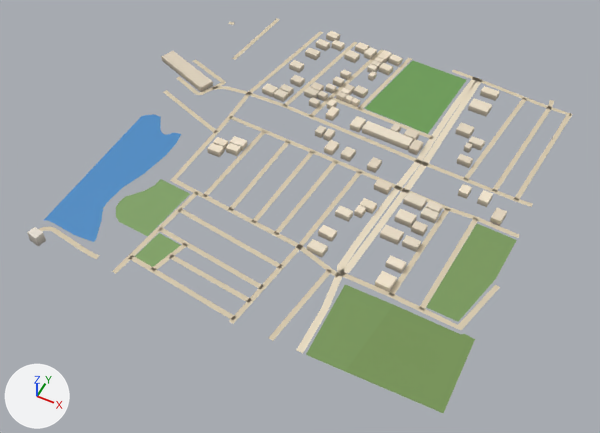
The glTF model public/assets/bengaluru-region-v1/tiles/t-3_-27-l1.glb: old version first, new version second.
Before and after are seen from a 50 mm camera at (-948.0, -13912.0, 723.0) aimed at (-1253.0, -13302.0, -40.0). Arrows for +X, +Y and +Z are at lower left; the lights stay in place. The first picture is the older version. Vertices at exactly the same position are counted once.

Names of what the first picture shows: 'building', 'ground', 'water'.
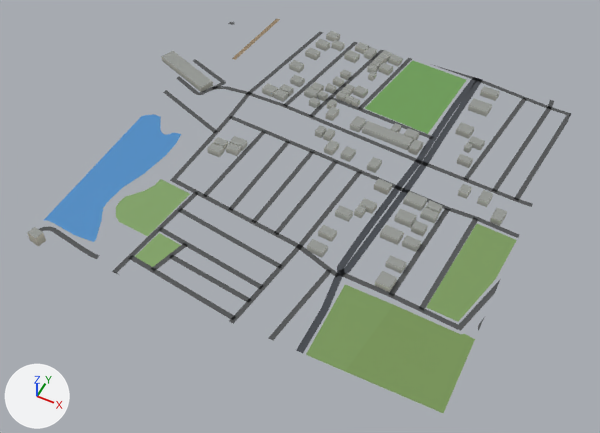
Location of each change, [x1, y1, x2, y2] in pixels of the pictures (600 x 433 px; the box of a moved part takes in the faces that stretch with it):
'ground', reshaped: before [39, 18, 573, 413]; after [39, 19, 571, 413]
part 1 of me_building, recoloured: [27, 31, 507, 292] in both
part 2 of me_ground, moved or reshaped: before [163, 18, 573, 373]; after [163, 19, 571, 373]
part 3 of me_ground, moved or reshaped: before [112, 256, 132, 274]; after [112, 256, 132, 275]
part 4 of me_ground, recoloured: [39, 19, 562, 332] in both

What changed in the scene script:
```text
Change me_building:
    used by ob_building; location = (-1500.0, -13500.0, 0.0)
    remove me_building.from_pydata(...)  # 612 vertices, 765 faces; spans x -40.0..477.0, y -7.0..501.0, z 0.0..14.0
    add me_building.from_pydata(...)  # 612 vertices, 918 faces; spans x -40.0..477.0, y -7.0..501.0, z 0.0..14.0
    me_building part 1: 765 kept faces spanning x -40.0..477.0, y -7.0..501.0, z 0.0..14.0 get new vertex colours
    edits to the shape of me_building do not show in these pictures
Change me_ground:
    used by ob_ground; location = (-1500.0, -13500.0, 0.0)
    remove me_ground.from_pydata(...)  # 645 vertices, 600 faces; spans x -1.0..503.0, y -1.0..503.0, z 1.0
    add me_ground.from_pydata(...)  # 669 vertices, 620 faces; spans x 0.0..500.0, y 0.0..500.0, z 1.0
    me_ground part 2
    23 vertices are removed from x -1.0..503.0, y 36.0..503.0, z 1.0
    55 faces are deleted
    4 vertices in x 112.0..225.0, y 399.0..469.0, z 1.0 move by (1.0, 8.0, 0.0)
    4 vertices in x 106.0..326.0, y 72.0..366.0, z 1.0 move by (1.0, 4.0, 0.0)
    31 vertices move from x -1.0..493.0, y 98.0..467.0, z 1.0 to x 0.0..491.0, y 97.0..493.0, z 1.0
    43 vertices are added at x 0.0..500.0, y 10.0..500.0, z 1.0
    73 new faces join them
    me_ground part 3
    2 vertices are removed from x -1.0..5.0, y -1.0..1.0, z 1.0
    4 faces are deleted
    6 vertices are added at (0.0, 3.0, 1.0), (0.0, 0.0, 1.0), (5.0, 0.0, 1.0), (128.0, 0.0, 1.0), (118.0, 1.0, 1.0), (118.0, 0.0, 1.0)
    6 new faces join them
    me_ground part 4: 393 kept faces spanning x 0.0..500.0, y 3.0..500.0, z 1.0 get new vertex colours; the middle colour goes from beige #d7c9ae to dark grey #535556
```
